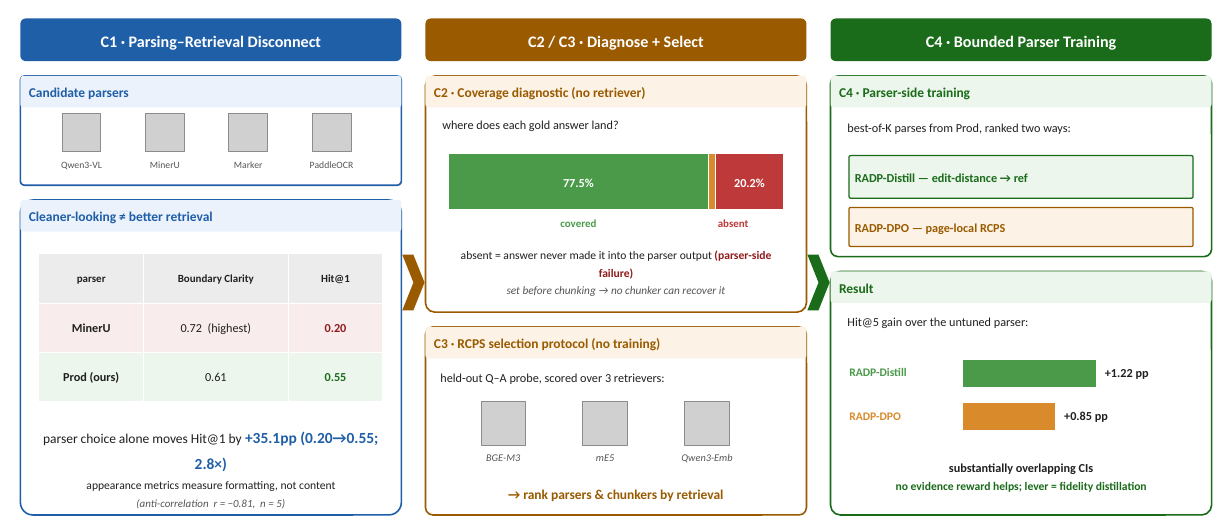
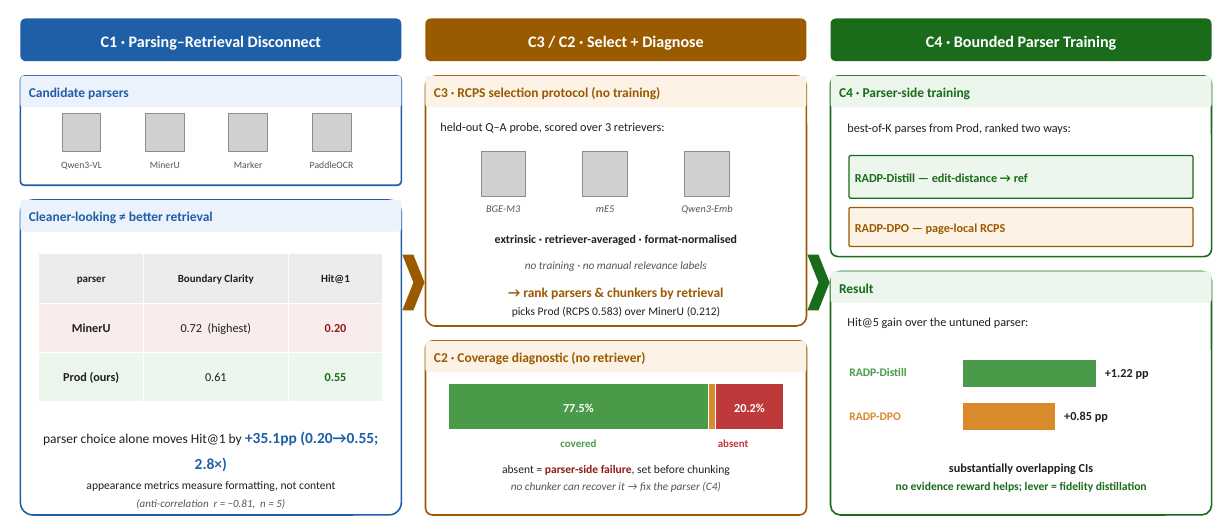
Before and after one commit to wigtn/WigtnOCR-RADP, a slide deck: slide 1 of paper/figures/fig_overview.pptx. Drawn at 1232x528 pixels with LibreOffice and Linux fonts; fonts in the diff are those of the drawing; grey boxes stand for pictures. Boxes give left, top, right and bottom in pixels: in the first picture for what was removed or moved away, otherwise in the second. Text is boxed around its words. In the diff, an @@ line names an element or a change of style, - is before the commit and + after.

```diff
--- a/paper/figures/fig_overview.pptx
+++ b/paper/figures/fig_overview.pptx
@@ text at (528,35,703,50): text changed @@
-C2 / C3 · Diagnose + Select
+C3 / C2 · Select + Diagnose
@@ rounded rectangle: place and size @@
-rounded rectangle at (425,76,806,312)
+rounded rectangle at (425,76,806,326)
@@ text removed at (442,120,619,131) @@
-where does each gold answer land?
@@ 5 texts, 3 pictures: place and size @@
-5 texts, 3 pictures at (434,338,732,462)
+5 texts, 3 pictures at (434,87,732,213)
@@ text added at (495,234,738,245), 9.2 pt, text #202020, bold @@
+extrinsic · retriever-averaged · format-normalised
@@ text added at (525,261,706,271), 8.8 pt, text #555555, italic @@
+no training · no manual relevance labels
@@ text added at (512,287,724,317), 9 pt, text #202020 @@
+→ rank parsers & chunkers by retrieval
+picks Prod (RCPS 0.583) over MinerU (0.212)
@@ rounded rectangle: place and size @@
-rounded rectangle at (425,327,806,515)
+rounded rectangle at (425,341,806,515)
@@ rounded rectangle: place and size @@
-rounded rectangle at (425,327,806,358)
+rounded rectangle at (425,341,806,372)
@@ text "C2 · Coverage diagnostic (no ...": place and size @@
-text "C2 · Coverage diagnostic (no ..." at (434,87,646,100)
+text "C2 · Coverage diagnostic (no ..." at (434,352,646,365)
@@ text "77.5%": place and size @@
-text "77.5%" at (563,178,594,187)
+text "77.5%" at (563,403,594,412)
@@ rectangle: place and size @@
-rectangle at (448,154,708,209)
+rectangle at (448,383,708,430)
@@ rectangle: place and size @@
-rectangle at (708,154,715,209)
+rectangle at (708,383,715,430)
@@ text "20.2%": place and size @@
-text "20.2%" at (734,178,765,187)
+text "20.2%" at (734,403,765,412)
@@ rectangle: place and size @@
-rectangle at (716,154,784,209)
+rectangle at (716,383,784,430)
@@ text "covered": place and size @@
-text "covered" at (560,219,596,227)
+text "covered" at (560,439,596,447)
@@ text "absent": place and size @@
-text "absent" at (718,219,749,227)
+text "absent" at (718,439,749,447)
@@ text at (502,465,730,492): text changed; text colour #202020 to #555555 @@
-absent = answer never made it into the parser output (parser-side failure)
-set before chunking → no chunker can recover it
+absent = parser-side failure, set before chunking
+no chunker can recover it → fix the parser (C4)
@@ text removed at (523,489,724,501) @@
-→ rank parsers & chunkers by retrieval
```
Also in this commit, not shown: 4 other files.
